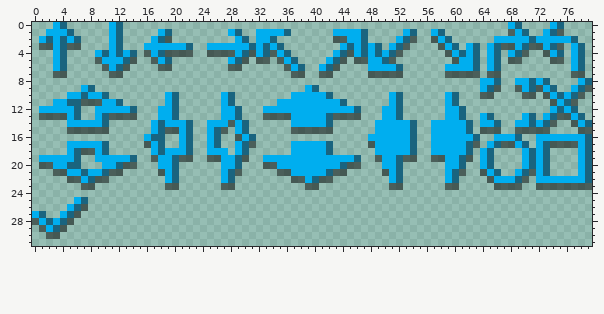
Sprite sheet -- Assets/arrows.png. Above: the version before the commit.
The file is 80x32 pixels. Pixels under 10% opacity are left out.
Now the later version:
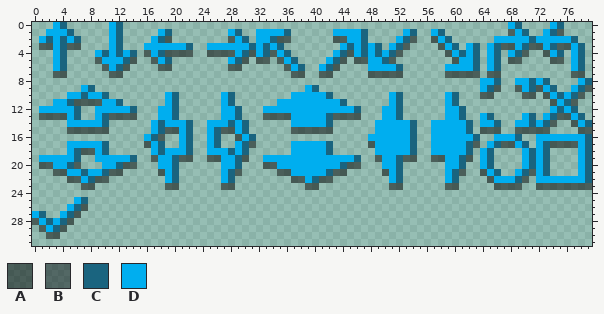
Palette (. is transparent): A #00000080  B #10121780  C #1a647f  D #00aeef
The edit:
y 2: x 28 . -> A; x 35..36 .. -> AA
y 3: x 76 . -> A
y 11: x 6 C -> A
y 14: x 28 A -> C
y 15: x 28 . -> A
y 16: x 18 C -> A
y 18: x 28 . -> C
y 20: x 6 C -> A
Changed places in both pictures, as pixel boxes (x1, y1, x2, y2):
added: (228, 36, 235, 43)
added: (277, 36, 291, 43)
added: (564, 43, 571, 50)
changed: (74, 99, 81, 106)
changed: (228, 120, 235, 155)
changed: (158, 134, 165, 141)
changed: (74, 162, 81, 169)
